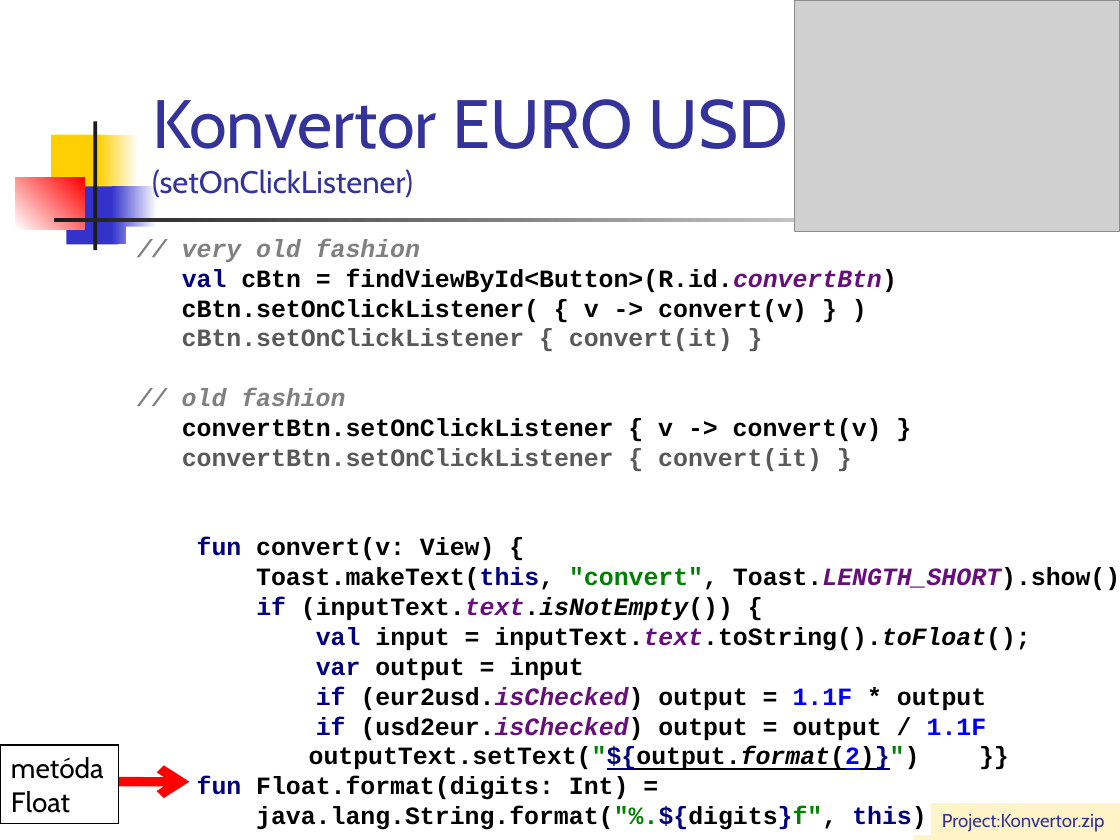
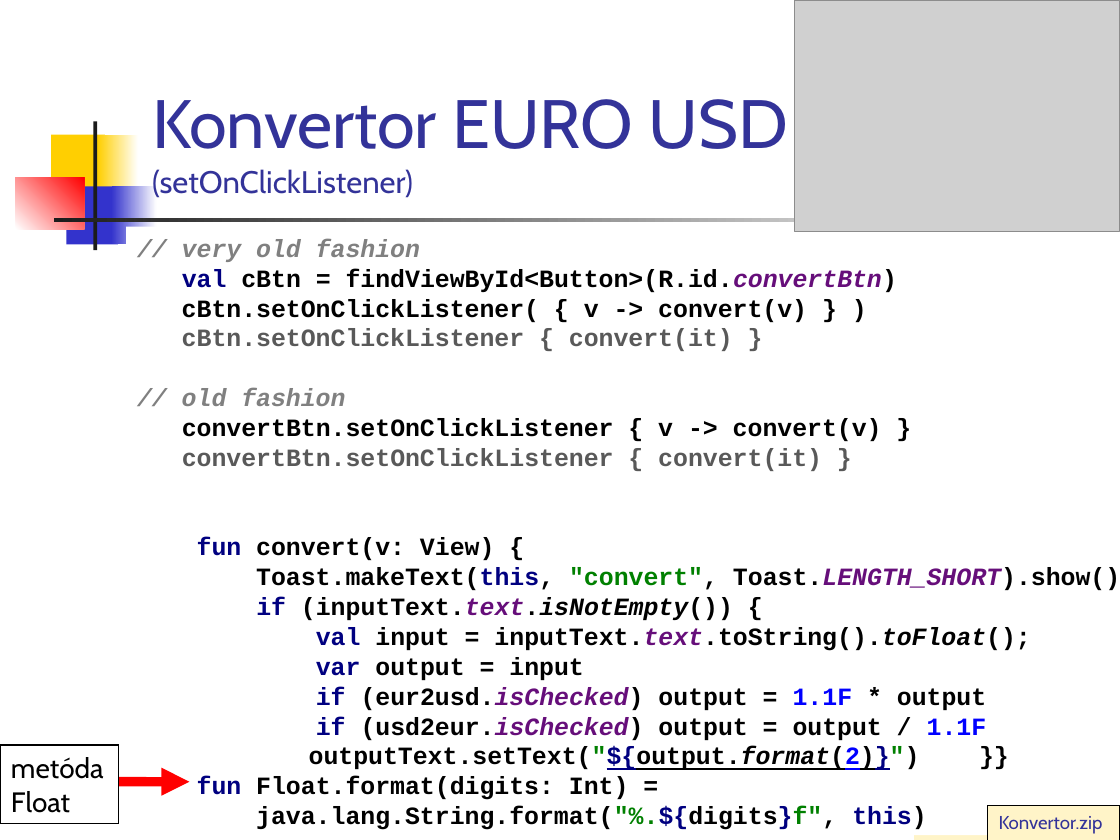
Before and after one commit to vmandro/Prednasky, a slide deck: slide 13 of 03/03_Android.ppt (slide 12 before the commit). Drawn at 1120x840 pixels with LibreOffice and Linux fonts; fonts in the diff are those of the drawing; grey boxes stand for pictures. Boxes give left, top, right and bottom in pixels: in the first picture for what was removed or moved away, otherwise in the second. Text is boxed around its words. In the diff, an @@ line names an element or a change of style, - is before the commit and + after.

```diff
--- a/03/03_Android.ppt
+++ b/03/03_Android.ppt
@@ rectangle "Konvertor.zip" resized from (x1=931, y1=803, x2=1120, y2=840) to (x1=988, y1=805, x2=1120, y2=840) @@
@@ rectangle "Konvertor.zip" at (x1=988, y1=805, x2=1120, y2=840): outline none to #000000 0.74 pt @@
@@ text in rectangle at (x1=925, y1=815, x2=1088, y2=836): text changed @@
-Project:Konvertor.zip
+Konvertor.zip
```
Also in this commit, not shown: 25 other slides changed, 3 slides added, 1 slide removed, 2 other files.
